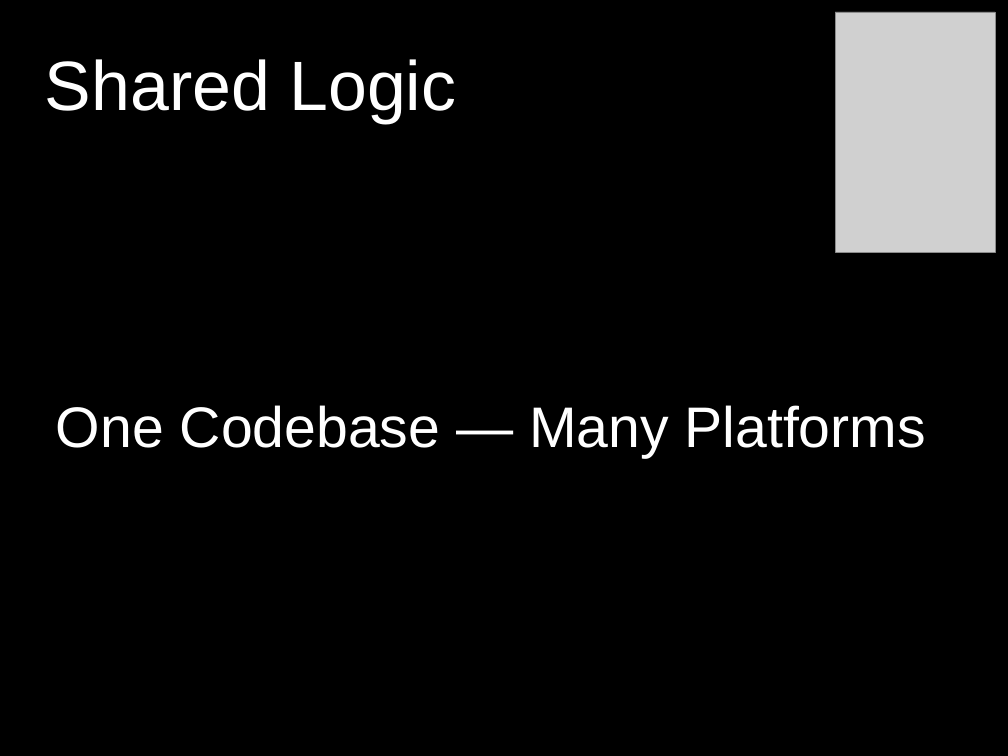
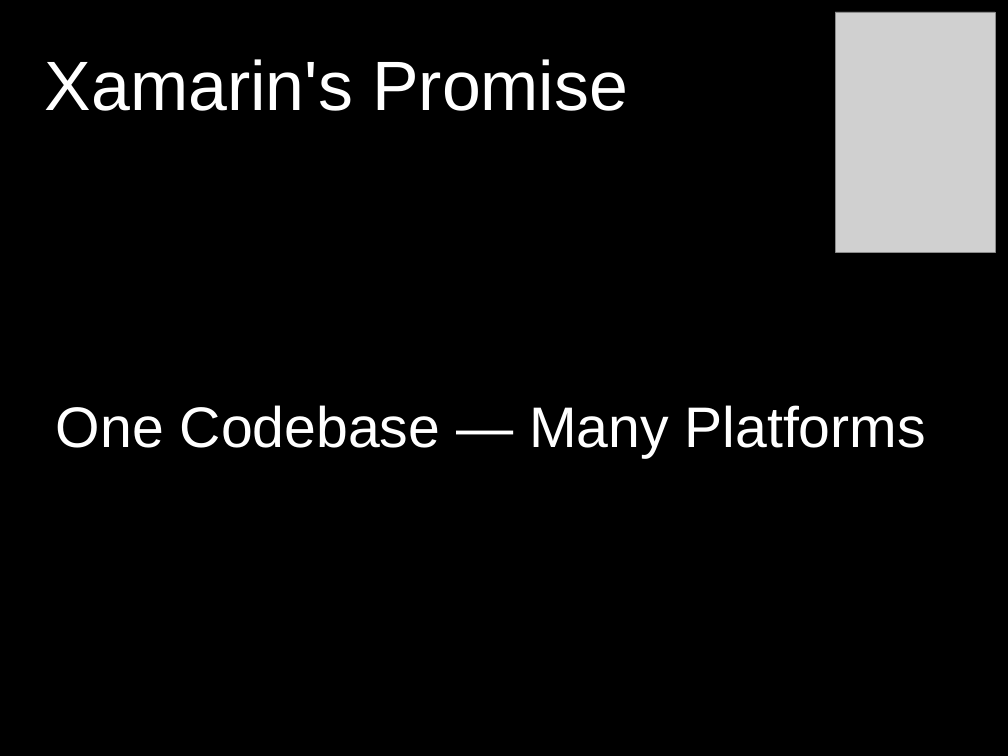
Before and after one commit to dodikk/xamarin-intro-slides, a slide deck: slide 4 of XamarinIntro.odp. Drawn at 1008x756 pixels with LibreOffice and Linux fonts; fonts in the diff are those of the drawing; grey boxes stand for pictures. Boxes give left, top, right and bottom in pixels: in the first picture for what was removed or moved away, otherwise in the second. Text is boxed around its words. In the diff, an @@ line names an element or a change of style, - is before the commit and + after.

```diff
--- a/XamarinIntro.odp
+++ b/XamarinIntro.odp
@@ text at (x1=45, y1=59, x2=628, y2=111): text changed @@
-Shared Logic
+Xamarin's Promise
```
Also in this commit, not shown: 5 other slides changed, 7 slides added, 2 slides removed.
